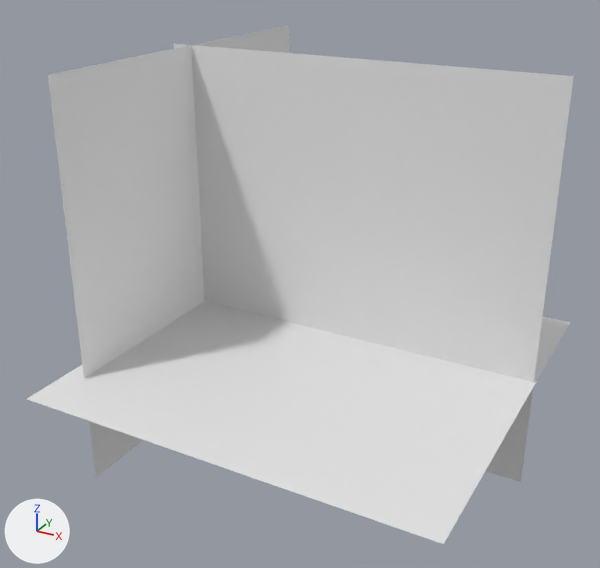
A saved change to the Blender file Box.blend.
Before and after are seen from a camera (50 mm lens) standing at (9.22, -17.82, 10.33) and looking at (-0.66, 0.15, 1.34). The axes (+X, +Y, +Z) are drawn at lower left. The lights are the same throughout.
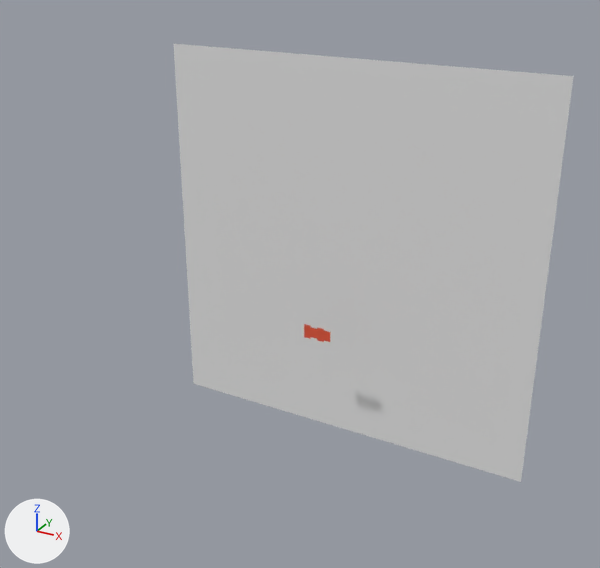
Where the newer file only moved an object's origin or applied its transform, the numbers keep the older frame.

Boxes (x1, y1, x2, y2) around the edits, measured in the pictures (600 x 568 px):
'Plane', deleted
    before: (27, 301, 570, 544)
'Plane.002', deleted
    before: (48, 25, 289, 477)
'Box.Rect.Cover.037', moved (not visible before)
    after: (304, 324, 330, 342)

Edits to the bpy script that builds the scene:
```text
Add me_plane_003:
    me_plane_003.from_pydata([(-1.0, -1.0, 0.0), (1.0, -1.0, 0.0), (-1.0, 1.0, 0.0), (1.0, 1.0, 0.0)], [], [(0, 1, 3, 2)])
Change ob_box_rect_cover_037:
    ob_box_rect_cover_037.parent: ob_box_rect_009 -> ob_box_rect_005
Remove ob_plane:
    ob_plane = bpy.data.objects.new('Plane', me_plane)
    ob_plane.location = (0.1, 0.0, -0.63)
    ob_plane.scale = (5.46, 5.46, 5.46)
Change ob_plane_001:
    ob_plane_001: bpy.data.objects.new('Plane.001', me_plane_001) -> bpy.data.objects.new('Plane.001', me_plane_003)
Remove ob_plane_002:
    ob_plane_002 = bpy.data.objects.new('Plane.002', me_plane_002)
    ob_plane_002.location = (-4.8, 1.47, 1.69)
    ob_plane_002.rotation_euler = (1.571, 0.0, 1.571)  # degrees (90, 0, 90)
    ob_plane_002.scale = (5.46, 5.46, 5.46)
Add ob_box_rect_005:
    ob_box_rect_005 = bpy.data.objects.new('Box.Rect.005', None)
    ob_box_rect_005.location = (0.0, 0.0, 0.0)
```
